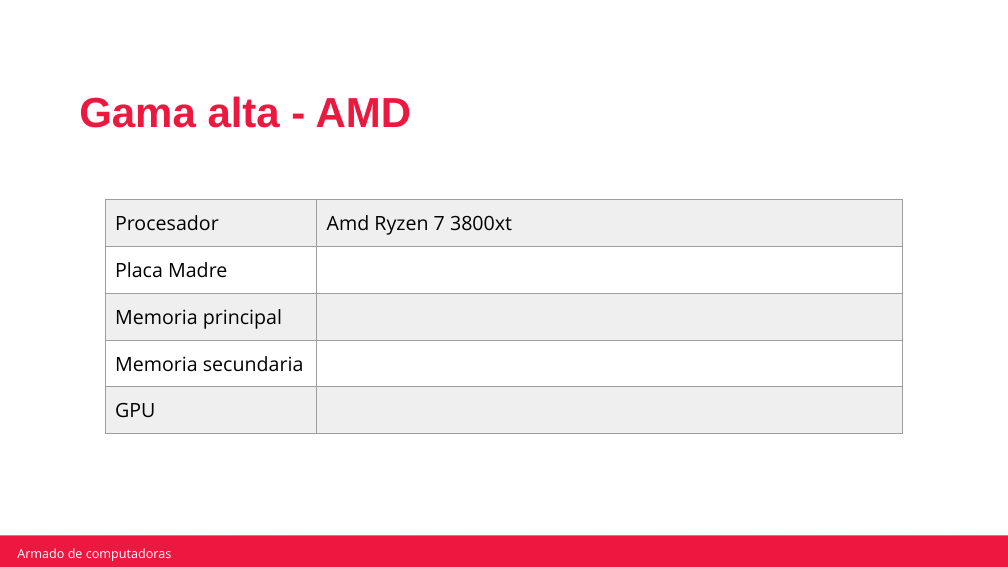
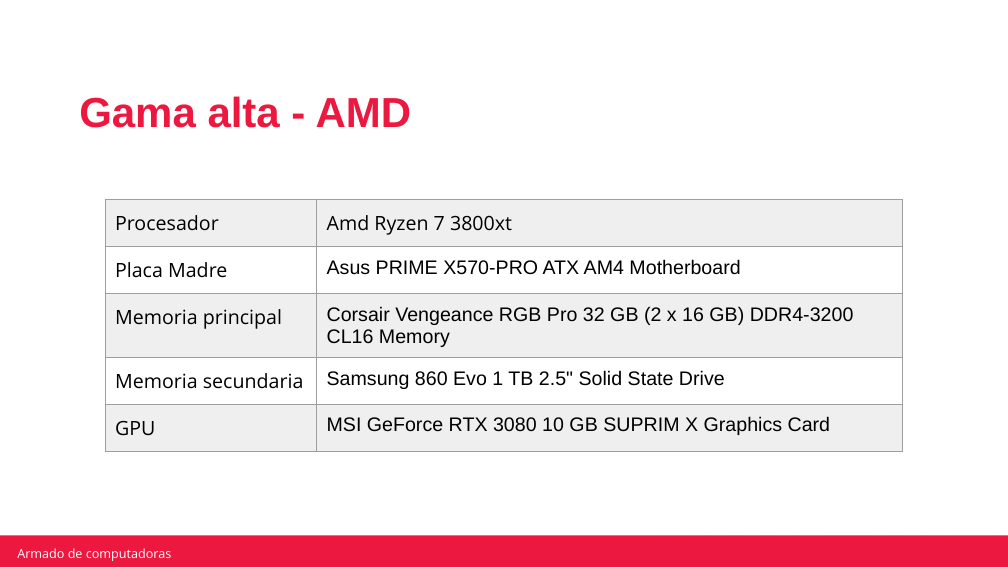
Before and after one commit to robertotorfe/Mochila-Camada-2-0522, a slide deck: slide 19 of Actividad integradora armado de computadoras.pptx. Drawn at 1008x567 pixels with LibreOffice and Linux fonts; fonts in the diff are those of the drawing; background and template pictures are left out. Boxes give left, top, right and bottom in pixels: in the first picture for what was removed or moved away, otherwise in the second. Text is boxed around its words. In the diff, an @@ line names an element or a change of style, - is before the commit and + after.

```diff
--- a/Actividad integradora armado de computadoras.pptx
+++ b/Actividad integradora armado de computadoras.pptx
@@ table at box(105, 200, 903, 442) @@
-row 2, column 2: 
+row 2, column 2: Asus PRIME X570-PRO ATX AM4 Motherboard
-row 3, column 2: 
+row 3, column 2: Corsair Vengeance RGB Pro 32 GB (2 x 16 GB) DDR4-3200 CL16 Memory
@@ row 4, column 2: "" to "Samsung 860 Evo 1 TB 2.5" Solid State Drive" @@
-row 5, column 2: 
+row 5, column 2: MSI GeForce RTX 3080 10 GB SUPRIM X Graphics Card
```
Also in this commit, not shown: 8 other slides changed.
